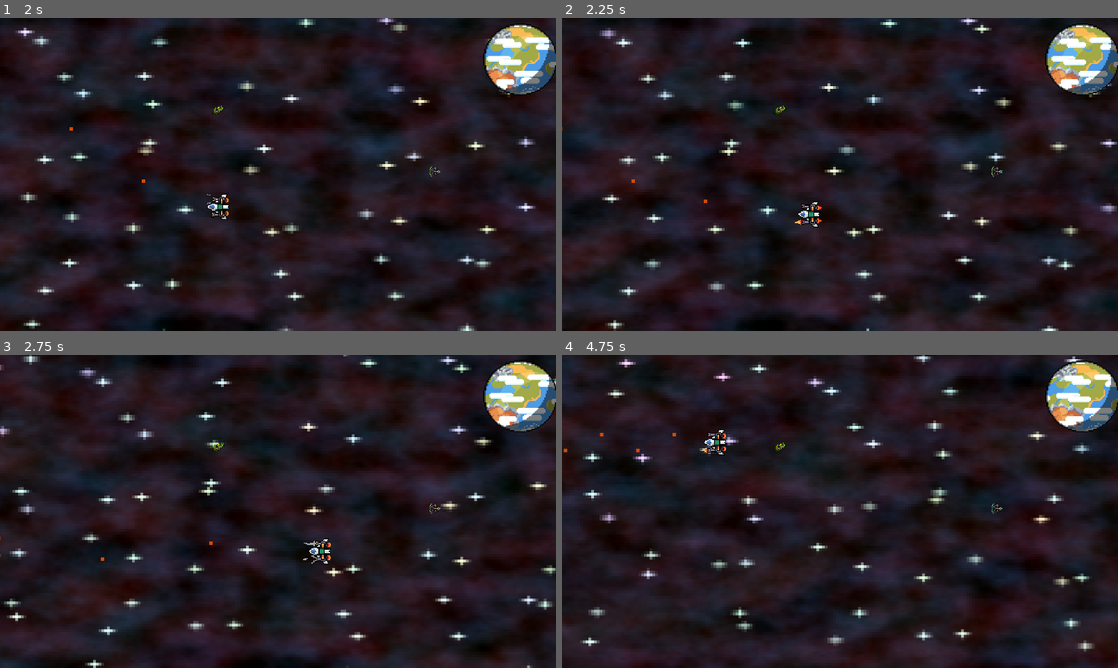
Above: before the commit, frames 1-4 (two rows, left to right).
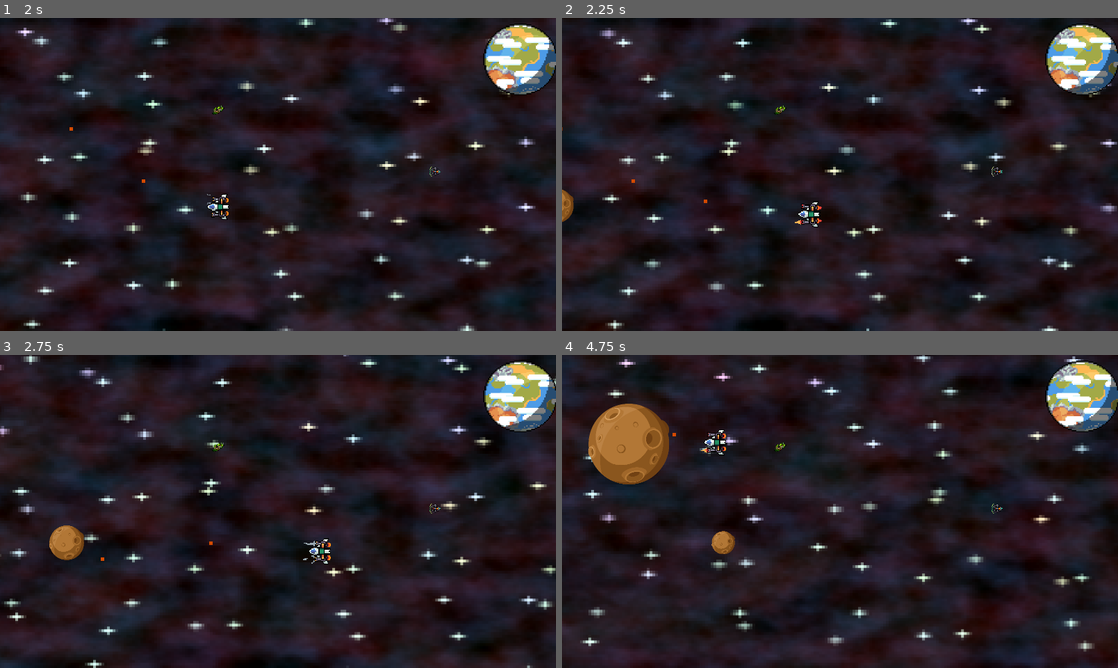
Above: after the commit, the same moments.

Repository: Yekt/SyntaxSoup
Game: Godot game, scene res://scenes/screens/game.tscn
Two runs of this game, one before a commit and one after it. Both use one fixed random seed, a clock stepped at 60 frames per second and the inputs below. The engine's default icon, where the game draws it, is replaced by a stand-in: a white triangle on a blue panel in a dark square.
Inputs:
- Up to frame 1 (2 s): hold D (attacker_right) 0.53-1.28 s; hold S (attacker_down) from 1.28 s (still down)
- Up to frame 2 (2.25 s): release S (attacker_down) at 2.03 s; hold D (attacker_right) from 2.03 s (still down)
- Up to frame 3 (2.75 s): keep holding D (attacker_right)
- Up to frame 4 (4.75 s): release D (attacker_right) at 2.78 s; hold W (attacker_up) 2.78-3.53 s; hold A (attacker_left) from 3.53 s (still down)

Frame 1 is identical in both runs. In frame 2, 0.2% of the frame differs, in the area x 0-3%, y 54-66%; in frame 3, 0.6%; in frame 4, 3.2%, in the area x 0-32%, y 15-64%.

Commit message:
feat: spawn asteroids

Diff:
--- a/scenes/entities/asteroid.gd
+++ b/scenes/entities/asteroid.gd
@@ -14,13 +14,14 @@
 		var entity = child.instantiate()
 		entity.position = self.position
 		get_parent().add_child(entity)
+		#entity.velocity = Vector2(randi() % 100, randi() % 100) * speed
 
 func hit(damage):
 	health = health - damage
 
 # Called when the node enters the scene tree for the first time.
 func _ready():
-	velocity = Vector2(randi() % 100, randi() % 100) * speed
+	velocity = Vector2(1,0) * 500
 
 
 # Called every frame. 'delta' is the elapsed time since the previous frame.
--- a/scenes/entities/asteroid_large.tscn
+++ b/scenes/entities/asteroid_large.tscn
@@ -1,12 +1,12 @@
-[gd_scene load_steps=3 format=3 uid="uid://4msmtofbu6jb"]
+[gd_scene load_steps=3 format=3 uid="uid://c1103mhuxeu5s"]
 
-[ext_resource type="PackedScene" uid="uid://bihig0xjf0ijw" path="res://scenes/entities/asteroid.tscn" id="1_cwjfe"]
-[ext_resource type="PackedScene" uid="uid://cun4xxwv2j3vl" path="res://scenes/entities/asteroid_medium.tscn" id="2_pchp4"]
+[ext_resource type="PackedScene" path="res://scenes/entities/asteroid.tscn" id="1_cwjfe"]
+[ext_resource type="PackedScene" uid="uid://sjc6d5drvmho" path="res://scenes/entities/asteroid_medium.tscn" id="2_pchp4"]
 
 [node name="AsteroidLarge" type="Node2D"]
 
 [node name="Asteroid" parent="." instance=ExtResource("1_cwjfe")]
-scale = Vector2(2, 2)
-speed = 1
-health = 100
+scale = Vector2(0.7, 0.7)
+speed = 3
+health = 4
 to_spawn = Array[PackedScene]([ExtResource("2_pchp4"), ExtResource("2_pchp4"), ExtResource("2_pchp4")])
--- a/scenes/entities/asteroid_medium.tscn
+++ b/scenes/entities/asteroid_medium.tscn
@@ -1,11 +1,12 @@
-[gd_scene load_steps=3 format=3 uid="uid://cun4xxwv2j3vl"]
+[gd_scene load_steps=3 format=3 uid="uid://sjc6d5drvmho"]
 
-[ext_resource type="PackedScene" uid="uid://bihig0xjf0ijw" path="res://scenes/entities/asteroid.tscn" id="1_x2luw"]
-[ext_resource type="PackedScene" uid="uid://bdxaexvfsgxt3" path="res://scenes/entities/asteroid_small.tscn" id="2_vw5y4"]
+[ext_resource type="PackedScene" path="res://scenes/entities/asteroid.tscn" id="1_x2luw"]
+[ext_resource type="PackedScene" uid="uid://5pahtvvew3y1" path="res://scenes/entities/asteroid_small.tscn" id="2_vw5y4"]
 
 [node name="AsteroidMedium" type="Node2D"]
 
 [node name="Asteroid" parent="." instance=ExtResource("1_x2luw")]
-speed = 2
-health = 50
+scale = Vector2(0.3, 0.3)
+speed = 6
+health = 2
 to_spawn = Array[PackedScene]([ExtResource("2_vw5y4"), ExtResource("2_vw5y4"), ExtResource("2_vw5y4")])
--- a/scenes/entities/asteroid_small.tscn
+++ b/scenes/entities/asteroid_small.tscn
@@ -1,11 +1,9 @@
-[gd_scene load_steps=2 format=3 uid="uid://bdxaexvfsgxt3"]
+[gd_scene load_steps=2 format=3 uid="uid://5pahtvvew3y1"]
 
-[ext_resource type="PackedScene" uid="uid://bihig0xjf0ijw" path="res://scenes/entities/asteroid.tscn" id="1_7k0n0"]
+[ext_resource type="PackedScene" path="res://scenes/entities/asteroid.tscn" id="1_7k0n0"]
 
 [node name="AsteroidSmall" type="Node2D"]
+scale = Vector2(0.2, 0.2)
 
 [node name="Asteroid" parent="." instance=ExtResource("1_7k0n0")]
-scale = Vector2(0.5, 0.5)
-speed = 4
-health = 25
-to_spawn = Array[PackedScene]([])
+speed = 10
--- a/scenes/entities/supporter.tscn
+++ b/scenes/entities/supporter.tscn
@@ -166,10 +166,8 @@
 
 [node name="Supporter" type="CharacterBody2D"]
 rotation = -1.5708
-
 collision_layer = 3
 collision_mask = 3
-
 platform_floor_layers = 4294901760
 script = ExtResource("1_xc7d7")
 
--- a/scenes/screens/game.gd
+++ b/scenes/screens/game.gd
@@ -4,6 +4,9 @@
 
 
 var GLOBALS
+var ASTEROID_L = preload("res://scenes/entities/asteroid_large.tscn")
+var ASTEROID_M = preload("res://scenes/entities/asteroid_medium.tscn")
+var ASTEROID_S = preload("res://scenes/entities/asteroid_small.tscn")
 
 
 func _ready():
@@ -12,3 +15,17 @@
 
 func _physics_process(delta):
 	pass
+
+
+func spawn_asteroid():
+	%SpawnPoint.progress_ratio = randf()
+	var rng = randf()
+	var asteroid
+	if (rng <= 0.5):
+		asteroid = ASTEROID_S.instantiate()
+	elif (rng <= 0.8333):
+		asteroid = ASTEROID_M.instantiate()
+	else:
+		asteroid = ASTEROID_L.instantiate()
+	asteroid.global_position = %SpawnPoint.global_position
+	add_child(asteroid)
--- a/scenes/screens/game.tscn
+++ b/scenes/screens/game.tscn
@@ -554,14 +554,18 @@
 "speed": 1.0
 }]
 
+[sub_resource type="Curve2D" id="Curve2D_tvcxy"]
+_data = {
+"points": PackedVector2Array(0, 0, 0, 0, -136, 19, 0, 0, 0, 0, -137, 1071)
+}
+point_count = 2
+
 [node name="Game" type="Node2D"]
 y_sort_enabled = true
 script = ExtResource("1_v10s8")
 
 [node name="Attacker" parent="." instance=ExtResource("2_5qbvn")]
-
 position = Vector2(378, 302)
-
 
 [node name="Supporter" parent="." instance=ExtResource("3_b0be5")]
 position = Vector2(1506, 530)
@@ -578,3 +582,18 @@
 
 [node name="Resource" parent="." instance=ExtResource("6_nwffi")]
 position = Vector2(753, 318)
+
+[node name="SpawnArea" type="Path2D" parent="."]
+curve = SubResource("Curve2D_tvcxy")
+
+[node name="SpawnPoint" type="PathFollow2D" parent="SpawnArea"]
+unique_name_in_owner = true
+position = Vector2(-136, 19)
+rotation = 1.57175
+
+[node name="SpawnTimer" type="Timer" parent="SpawnArea"]
+unique_name_in_owner = true
+wait_time = 2.0
+autostart = true
+
+[connection signal="timeout" from="SpawnArea/SpawnTimer" to="." method="spawn_asteroid"]
Not shown: 1 places in scenes/screens/game.tscn that only renumber resources
Not shown, added: scenes/textures/Main ship weapon - Projectile - Rocket.png.import
